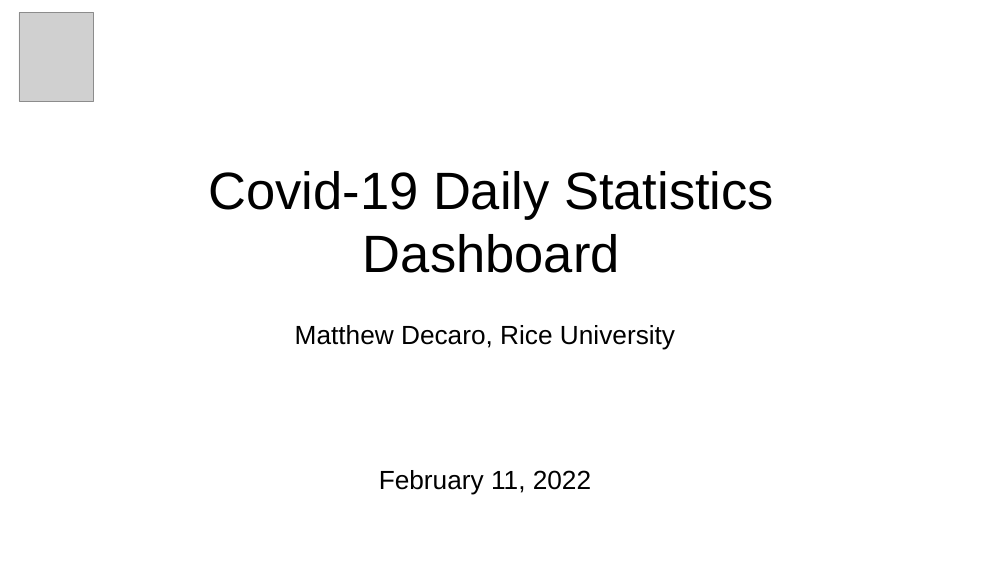
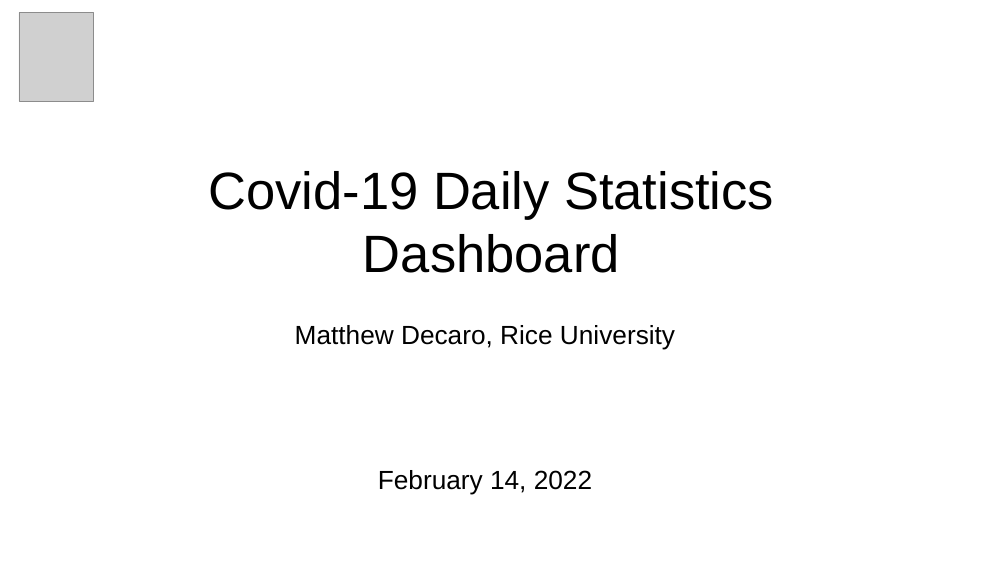
Before and after one commit to msdec321/DataAnalysisWorkbooks, a slide deck: slide 1 of Covid19/Covid19_dashboard.pptx. Drawn at 1008x567 pixels with LibreOffice and Linux fonts; fonts in the diff are those of the drawing; grey boxes stand for pictures. Boxes give left, top, right and bottom in pixels: in the first picture for what was removed or moved away, otherwise in the second. Text is boxed around its words. In the diff, an @@ line names an element or a change of style, - is before the commit and + after.

Commit message:
Updated pptx dashboard

```diff
--- a/Covid19/Covid19_dashboard.pptx
+++ b/Covid19/Covid19_dashboard.pptx
@@ text at (378, 470, 592, 494): text changed @@
-February 11, 2022
+February 14, 2022
```
